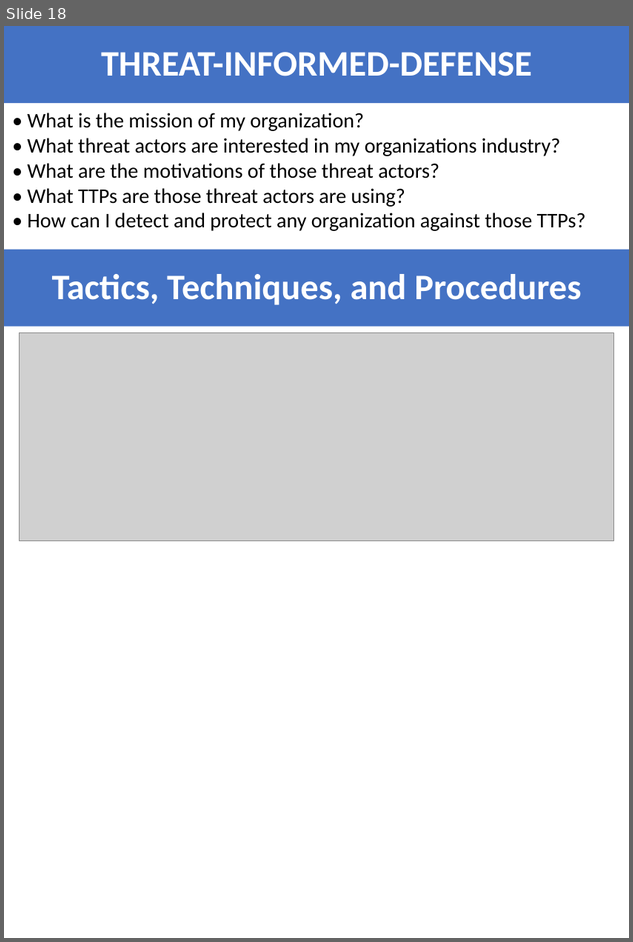
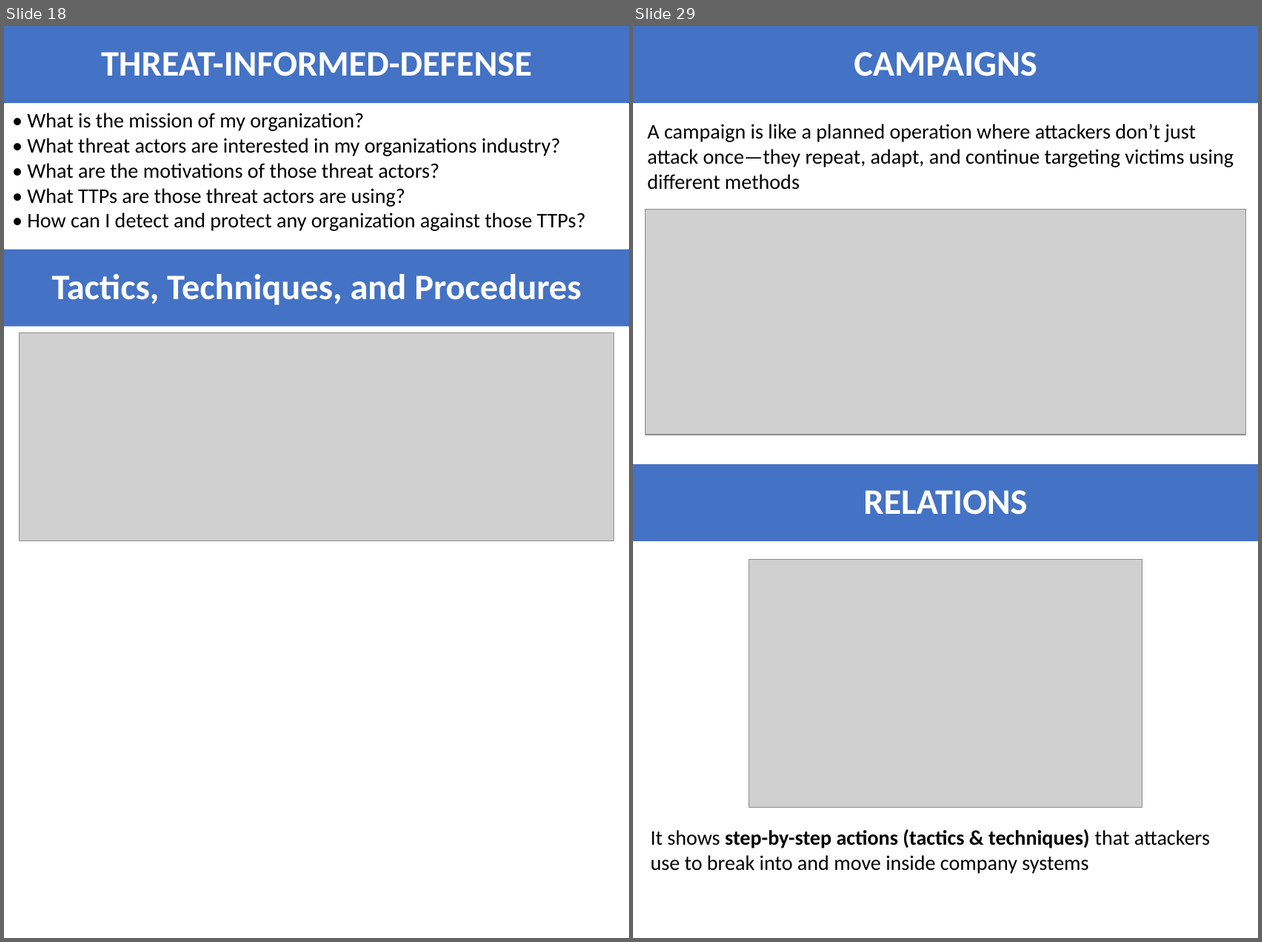
Before and after one commit to shankarpradhan/Networking, a slide deck: SASE/MITRE_ATTACK.pptx. Shown side by side, each under a label of ours: slide 18 before the commit, slides 18 and 29 after it; the slides between them are not shown. The pictures are 633x942 and 1262x942 pixels, drawn with LibreOffice and Linux fonts; fonts in the diff are those of the drawing; grey boxes stand for pictures. Boxes give left, top, right and bottom in pixels: in the first picture for what was removed or moved away, otherwise in the second. Text is boxed around its words. In the diff, an @@ line names an element or a change of style, - is before the commit and + after.

```diff
--- a/SASE/MITRE_ATTACK.pptx
+++ b/SASE/MITRE_ATTACK.pptx
@@ slide 29 added at (x1=633, y1=26, x2=1258, y2=938), background #FFFFFF @@
@@ title added at (x1=633, y1=26, x2=1258, y2=104), fill #4472C4, 31 pt, text #FFFFFF, bold @@
+CAMPAIGNS
@@ text added at (x1=647, y1=124, x2=1233, y2=190), 18 pt, text #000000 @@
+A campaign is like a planned operation where attackers don’t just attack once—they repeat, adapt, and continue targeting victims using different methods
@@ picture added at (x1=646, y1=210, x2=1245, y2=434) @@
@@ rectangle added at (x1=633, y1=464, x2=1258, y2=542), fill #4472C4, 31 pt, text #FFFFFF, bold @@
+RELATIONS
@@ picture added at (x1=748, y1=559, x2=1142, y2=806) @@
@@ text added at (x1=651, y1=829, x2=1209, y2=873), 18 pt, text #000000 @@
+It shows step-by-step actions (tactics & techniques) that attackers use to break into and move inside company systems
```
Also in this commit, not shown: 15 other slides added, 11 other files.
